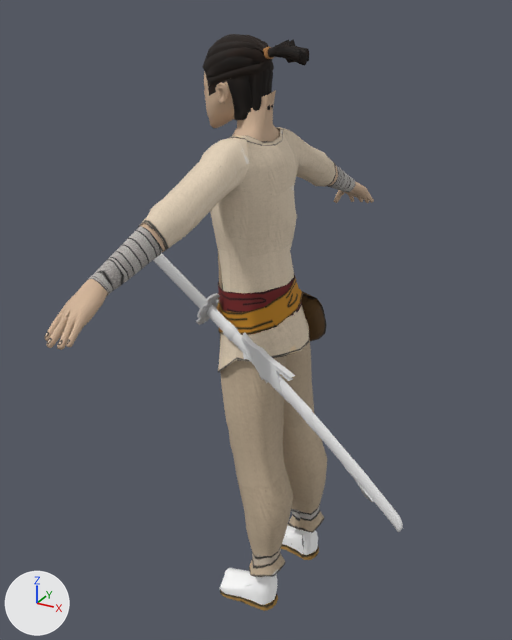
One commit to the FBX model Assets/Animation/Definitivas Samurai/samurai@runRight.FBX: the scene before it, then after it.
Both versions are drawn from a 50 mm lens placed at (0.93, -1.724, 1.628), pointed at (-0.025, 0.013, 0.759). The lights are fixed; the arrows at lower left show +X, +Y and +Z. Where no turn or scale is listed for an object, it has been applied to the vertices. Vertices at the same position are counted once.

Names of what the first picture shows: 'Cabeza', 'Katana', 'Samurai', 'Vaina'.
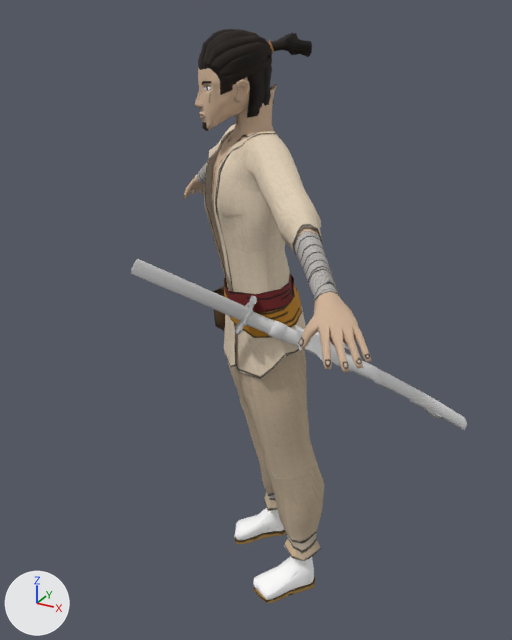
Where the newer file only moved an object's origin or applied its transform, the numbers keep the older frame.

What differs and where, as boxes (x1, y1, x2, y2) in the pictures (512 x 640 px; the box of a moved part takes in the faces that stretch with it):
'Samurai', moved, turned
    before: (45, 90, 374, 611)
    after: (183, 84, 371, 603)
'Cabeza', moved, turned
    before: (203, 34, 309, 129)
    after: (195, 29, 312, 131)
'Vaina', moved, turned
    before: (206, 305, 403, 532)
    after: (246, 312, 467, 430)
'Katana', reshaped
    before: (153, 253, 398, 514)
    after: (131, 259, 257, 335)
part 1 of me_mesh_002, moved or reshaped
    before: (153, 253, 206, 308)
    after: (131, 259, 248, 321)
part 2 of me_mesh_002, moved or reshaped
    before: (196, 293, 220, 325)
    after: (235, 296, 257, 335)

The change, as a diff of the scene's bpy script:
```diff
--- a/Assets/Animation/Definitivas Samurai/samurai@runRight.FBX.py
+++ b/Assets/Animation/Definitivas Samurai/samurai@runRight.FBX.py
@@ me_mesh_002 @@
 me_mesh_002.from_pydata(...)  # 397 vertices, 766 faces; spans x -0.3..0.655, y -0.156..0.077, z -0.403..0.172
 # used by ob_katana; location = (-0.098, -0.138, 0.836)
+# me_mesh_002 part 1: the loose piece of 48 vertices spanning x -0.3..0.007, y -0.006..0.077, z -0.019..0.172 is multiplied about its middle by the matrix ((0.622, -0.782, -0.028), (0.782, 0.62, 0.054), (-0.025, -0.055, 0.998)), then moved by (0.164, -0.144, 0.02)
+# me_mesh_002 part 2: the loose piece of 302 vertices spanning x -0.034..0.035, y -0.034..0.036, z -0.054..0.051 is multiplied about its middle by the matrix ((0.622, -0.782, -0.028), (0.782, 0.62, 0.054), (-0.025, -0.055, 0.998)), then moved by (0.137, -0.02, 0.018)
 me_mesh_002.materials.append(mat_material__27)
@@ ob_samurai @@
 ob_samurai = bpy.data.objects.new('Samurai', me_mesh)
-ob_samurai.location = (0.008, -0.001, 0.629)
-ob_samurai.rotation_euler = (0.067, 0.0, -1.658)  # degrees (3.8, 0, -95)
+ob_samurai.location = (0.006, 0.006, 0.643)
+ob_samurai.rotation_euler = (0.067, 0.0, -0.786)  # degrees (3.8, 0, -45)
@@ ob_cabeza @@
 ob_cabeza = bpy.data.objects.new('Cabeza', me_mesh_003)
-ob_cabeza.location = (-0.024, 0.002, 1.45)
-ob_cabeza.rotation_euler = (0.067, 0.0, -1.658)  # degrees (3.8, 0, -95)
+ob_cabeza.location = (-0.017, -0.017, 1.464)
+ob_cabeza.rotation_euler = (0.067, 0.0, -0.786)  # degrees (3.8, 0, -45)
 ob_cabeza.scale = (0.0132, 0.0084, 0.0143)
@@ ob_vaina @@
 ob_vaina = bpy.data.objects.new('Vaina', me_mesh_001)
-ob_vaina.location = (0.023, -0.137, 0.774)
-ob_vaina.rotation_euler = (1.638, -2.658, -0.236)  # degrees (94, -152, -14)
+ob_vaina.location = (0.12, -0.07, 0.788)
+ob_vaina.rotation_euler = (-1.504, -0.484, -2.505)  # degrees (-86, -28, -144)
 ob_vaina.scale = (1.21, 1.42, 1.06)
```
